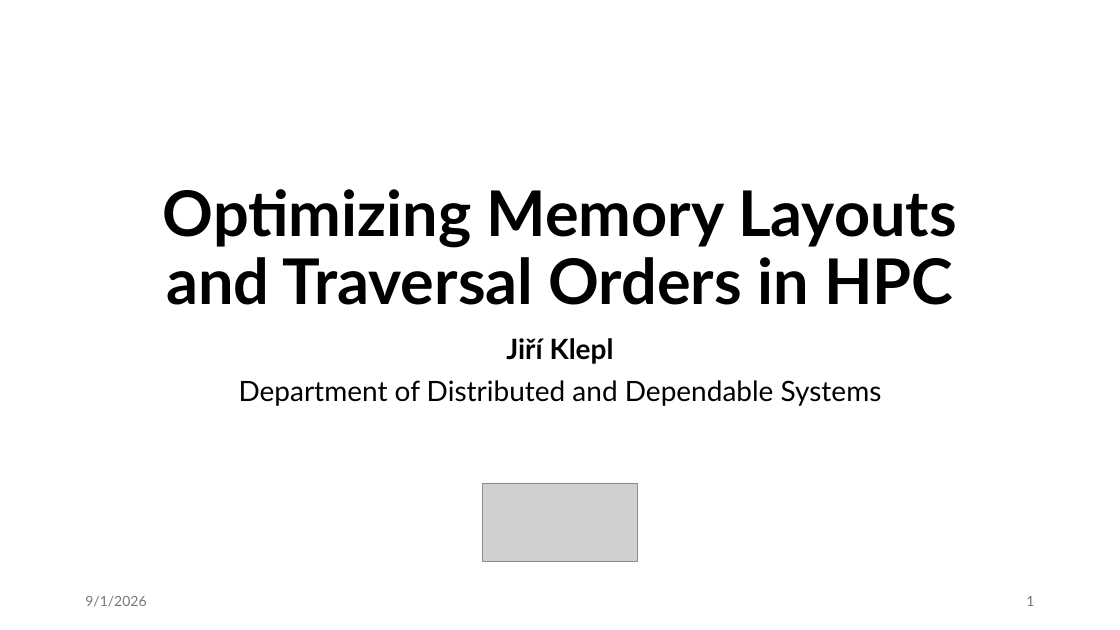
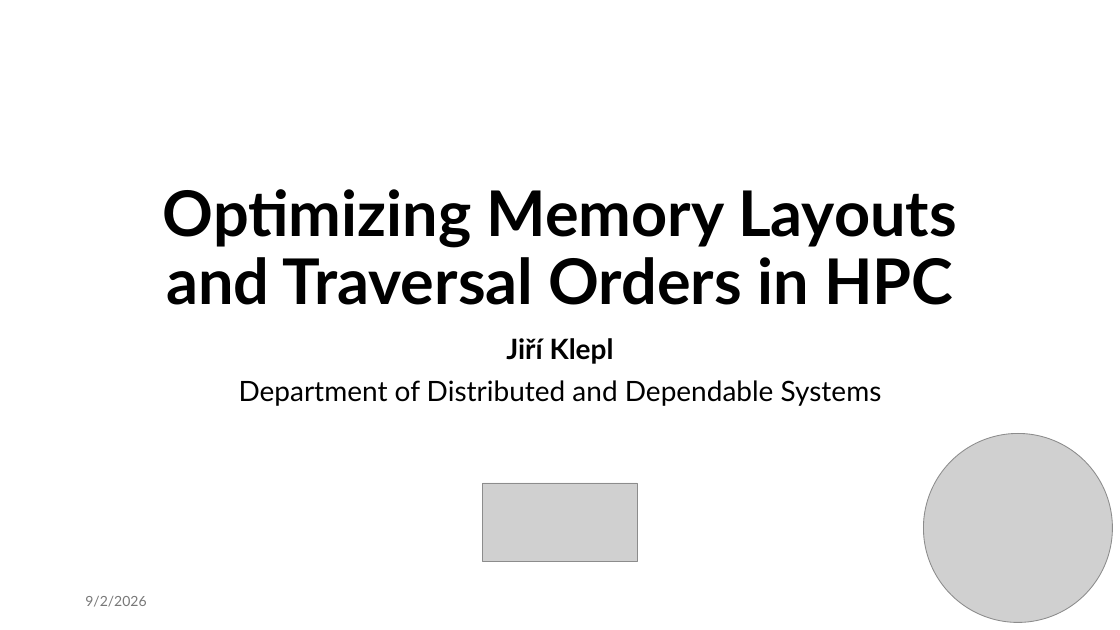
Before and after one commit to jiriklepl/phd-thesis, a slide deck: slide 1 of slides/Optimizing Memory Layouts and Traversal Orders in High-Performance Computing.pptx. Drawn at 1120x630 pixels with LibreOffice and Linux fonts; fonts in the diff are those of the drawing; grey boxes stand for pictures. Boxes give left, top, right and bottom in pixels: in the first picture for what was removed or moved away, otherwise in the second. Text is boxed around its words. In the diff, an @@ line names an element or a change of style, - is before the commit and + after.

```diff
--- a/slides/Optimizing Memory Layouts and Traversal Orders in High-Performance Computing.pptx
+++ b/slides/Optimizing Memory Layouts and Traversal Orders in High-Performance Computing.pptx
@@ picture added at (x1=923, y1=434, x2=1112, y2=623) @@
@@ text at (x1=85, y1=596, x2=146, y2=607): text changed @@
-9/1/2026
+9/2/2026
@@ page number removed at (x1=1026, y1=596, x2=1034, y2=606) @@
-1
```
Also in this commit, not shown: 35 other slides changed.
